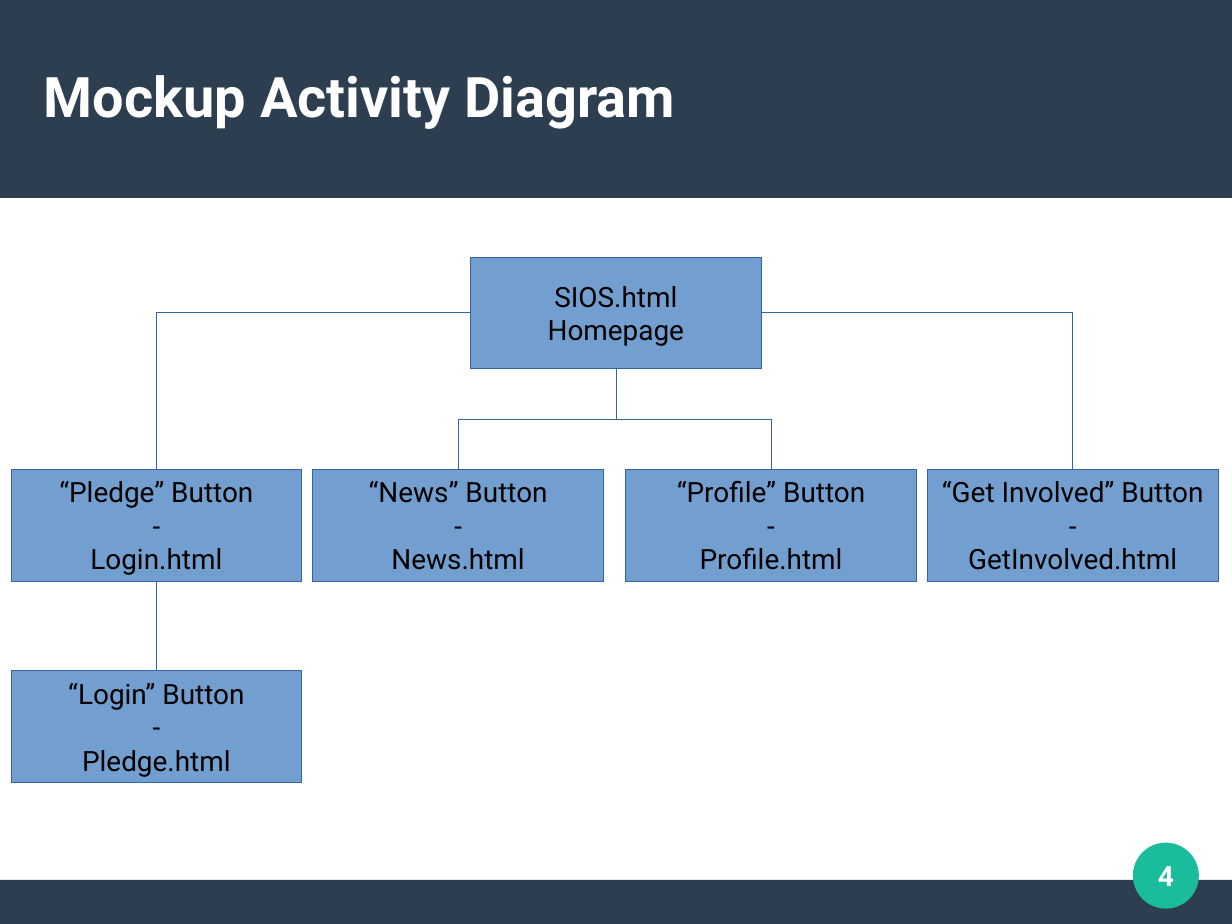
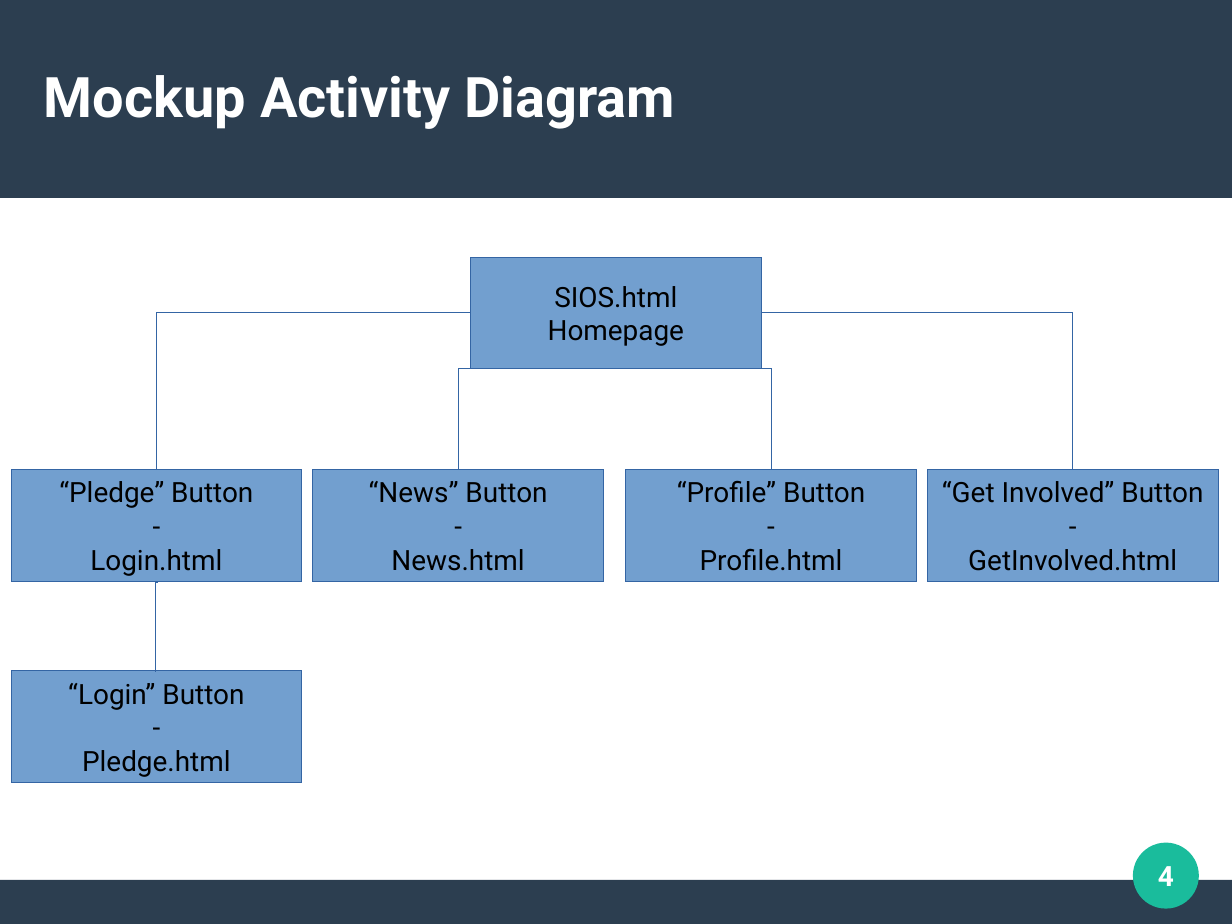
Before and after one commit to GGC-SD/SustainabilityWebsite, a slide deck: slide 4 of Fall2020HTMLDemo/UI.odp. Drawn at 1232x924 pixels with LibreOffice and Linux fonts; fonts in the diff are those of the drawing. Boxes give left, top, right and bottom in pixels: in the first picture for what was removed or moved away, otherwise in the second. Text is boxed around its words. In the diff, an @@ line names an element or a change of style, - is before the commit and + after.

Commit message:
added my stuff to the ppt

```diff
--- a/Fall2020HTMLDemo/UI.odp
+++ b/Fall2020HTMLDemo/UI.odp
@@ elbow line (616, 369) - (458, 470): route changed @@
@@ elbow line (616, 369) - (771, 470): route changed @@
```
Also in this commit, not shown: 8 other slides changed, 5 slides added.
